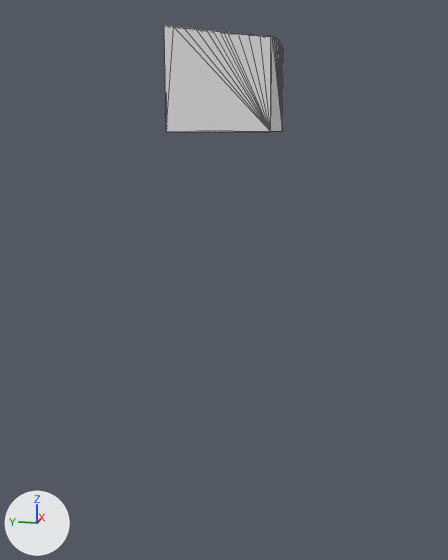
The glTF model assets/terrain/surface_pieces/surf_2_35.glb: old version first, new version second.
One viewpoint serves both versions: a camera (50 mm lens) standing at (-129.37, -73.68, -29.81) and looking at (-97.29, -67.26, -37.83). The axes (+X, +Y, +Z) are drawn at lower left. The lights are the same throughout. The first picture is the older version. Mesh edges are drawn as thin lines. Where no turn or scale is listed for an object, it has been applied to the vertices.

In view in the first picture: 'geometry_0'.
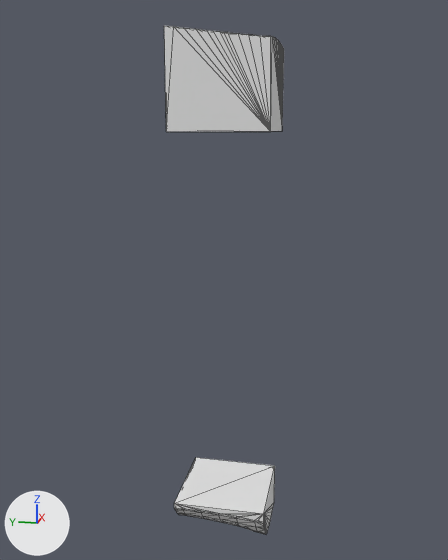
Boxes [x1, y1, x2, y2] around the edits, measured in the pictures (448 x 560 px):
'layer_5', added: after [174, 457, 275, 534]

The change, as a list of edits to the scene's bpy script:
```text
Add me_layer_5:
    me_layer_5.from_pydata(...)  # 100 vertices, 196 faces; spans x -100.0..-95.0, y -70.0..-65.0, z -52.54..-50.0
Add ob_layer_5:
    ob_layer_5 = bpy.data.objects.new('layer_5', me_layer_5)
    ob_layer_5.location = (0.0, 0.0, 0.0)
```
